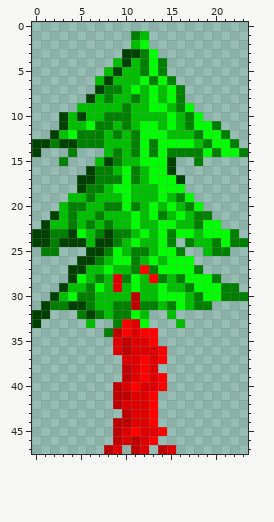
One commit to this pixel-art sprite: assets/tree.png. Above, as it was before the edit.
The file is 24x48 pixels.
Now the later version:
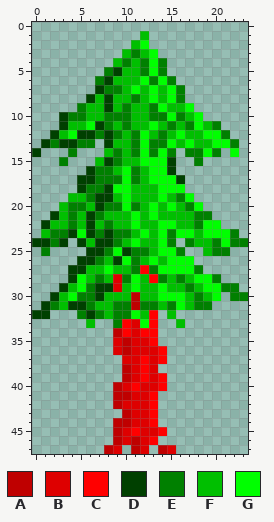
Palette (. is transparent): A #bf0000  B #de0000  C #ff0000  D #004000  E #008000  F #00bf00  G #00ff00
Author's note on the commit: Tree has ugly shadow
Difference:
y 1: x 11 E -> .
y 3: x 10..12 DDE -> FEF
y 4: x 10 D -> E
y 5: x 8 F -> E
y 6: x 7 F -> E
y 8: x 8 E -> D
y 9: x 5 F -> E; x 8 F -> D; x 13 G -> E; x 16 E -> F
y 10: x 4..5 FD -> EE; x 13..14 FF -> EE; x 16..17 FE -> EF
y 11: x 7 E -> D; x 12 G -> F; x 15 G -> E; x 19 G -> F
y 12: x 5..6 EE -> DD; x 8 F -> D; x 13..14 GG -> FE; x 16 F -> G; x 18 E -> F
y 13: x 0 D -> .; x 7..8 EF -> .D; x 14 G -> E; x 16 G -> F; x 19 E -> F
y 14: x 16 E -> .; x 21 G -> .; x 23 E -> .
y 18: x 8 F -> D
y 19: x 7..8 FF -> DD
y 20: x 7 F -> D
y 21: x 6 F -> D; x 14 E -> F; x 16 G -> F
y 22: x 6 E -> D
y 23: x 0..1 DD -> .F; x 6 F -> D
y 24: x 4 D -> .
y 25: x 2 E -> .; x 10 F -> D
y 26: x 9 G -> D
y 28: x 17 G -> F
y 29: x 5 F -> G; x 7..8 GF -> DD; x 18 G -> F
y 30: x 7 F -> D; x 19 G -> F; x 21 E -> .
y 31: x 3 E -> F
y 32: x 13 . -> C
y 33: x 0 D -> .; x 13 . -> C
y 34: x 8 E -> .
Boxes around the changes in both pictures, in picture pixels (x1, y1, x2, y2):
changed: (32, 31, 248, 157)
changed: (32, 184, 230, 337)
